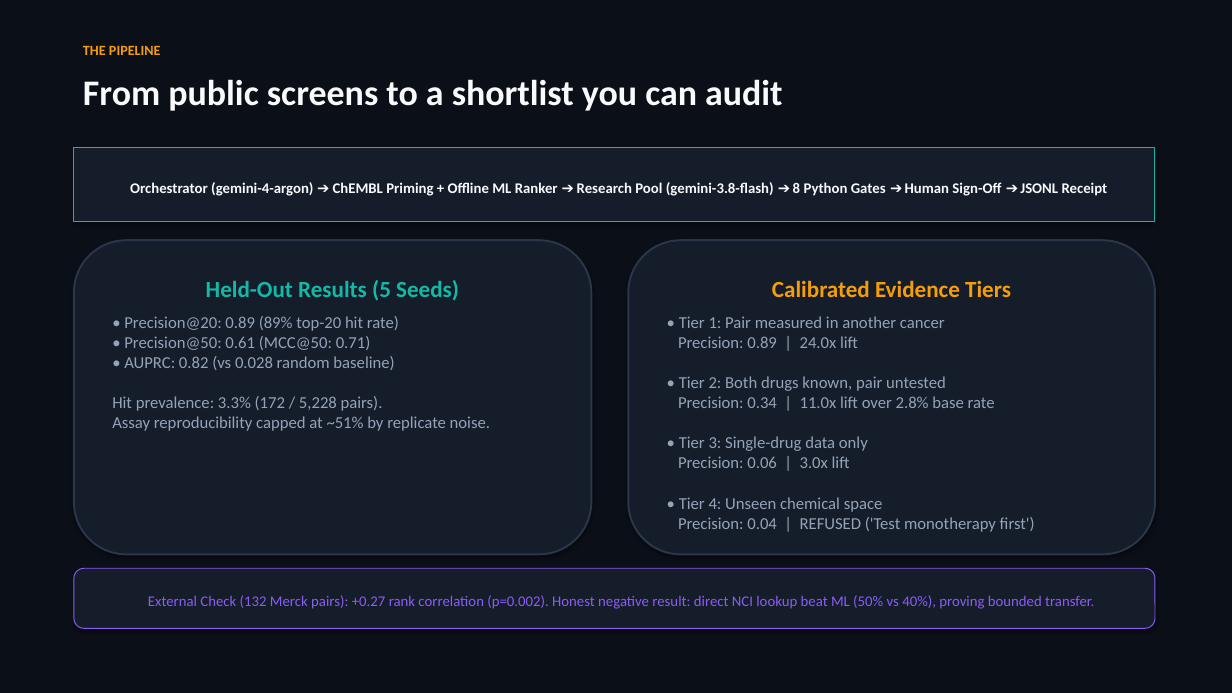
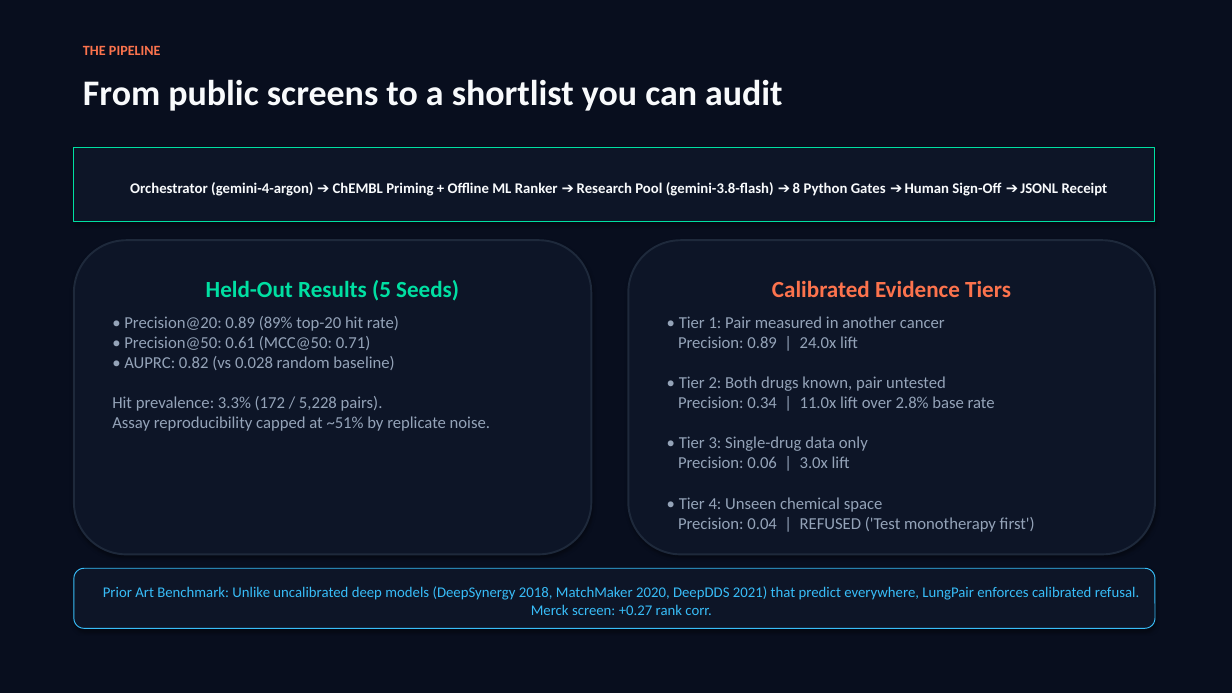
Before and after one commit to leventkoymen/backprop-to-the-future-b56f8f5e-submission-repo, a slide deck: slide 4 of docs/LungPair_Pitch_Deck_Team_Backprop.pptx. Drawn at 1232x693 pixels with LibreOffice and Linux fonts; fonts in the diff are those of the drawing. Boxes give left, top, right and bottom in pixels: in the first picture for what was removed or moved away, otherwise in the second. Text is boxed around its words. In the diff, an @@ line names an element or a change of style, - is before the commit and + after.

Commit message:
Style: update deck PPTX and PDFs with Canva color architecture (Midnight Navy, Mint, Cantaloupe Orange) and Med 2026 toxicity quote

```diff
--- a/docs/LungPair_Pitch_Deck_Team_Backprop.pptx
+++ b/docs/LungPair_Pitch_Deck_Team_Backprop.pptx
@@ rectangle at <box>0,0,1232,693</box>: fill #0B0F17 to #080E1E @@
@@ text "THE PIPELINE" at <box>83,46,161,55</box>: text colour #F59E0B to #FC734D @@
@@ rectangle "Orchestrator (gemini-4-argon) ➔ ChEMBL Priming ..." at <box>74,148,1155,222</box>: fill #151D2A to #0D1527; outline #14B8A6 0.75 pt to #00DFA2 0.75 pt @@
@@ rounded rectangle "Held-Out Results (5 Seeds)" at <box>74,240,592,555</box>: fill #151D2A to #0D1527; outline #2A374A 1.5 pt to #1E293B 1.5 pt @@
@@ rounded rectangle "Calibrated Evidence Tiers" at <box>628,240,1155,555</box>: fill #151D2A to #0D1527; outline #2A374A 1.5 pt to #1E293B 1.5 pt @@
@@ text in rounded rectangle at <box>206,280,459,301</box>: text colour #14B8A6 to #00DFA2 in "Held-Out Results (5 Seeds)" @@
@@ text in rounded rectangle at <box>772,280,1011,297</box>: text colour #F59E0B to #FC734D in "Calibrated Evidence Tiers" @@
@@ rounded rectangle "Prior Art Benchmark: Unlike uncalibrated ..." at <box>74,568,1155,628</box>: fill #151D2A to #0D1527; outline #8B5CF6 0.75 pt to #38BDF8 0.75 pt @@
@@ text in rounded rectangle at <box>103,586,1139,615</box>: text changed; text colour #8B5CF6 to #38BDF8 @@
-External Check (132 Merck pairs): +0.27 rank correlation (p=0.002). Honest negative result: direct NCI lookup beat ML (50% vs 40%), proving bounded transfer.
+Prior Art Benchmark: Unlike uncalibrated deep models (DeepSynergy 2018, MatchMaker 2020, DeepDDS 2021) that predict everywhere, LungPair enforces calibrated refusal. Merck screen: +0.27 rank corr.
```
Also in this commit, not shown: 7 other slides changed, 2 other files.
